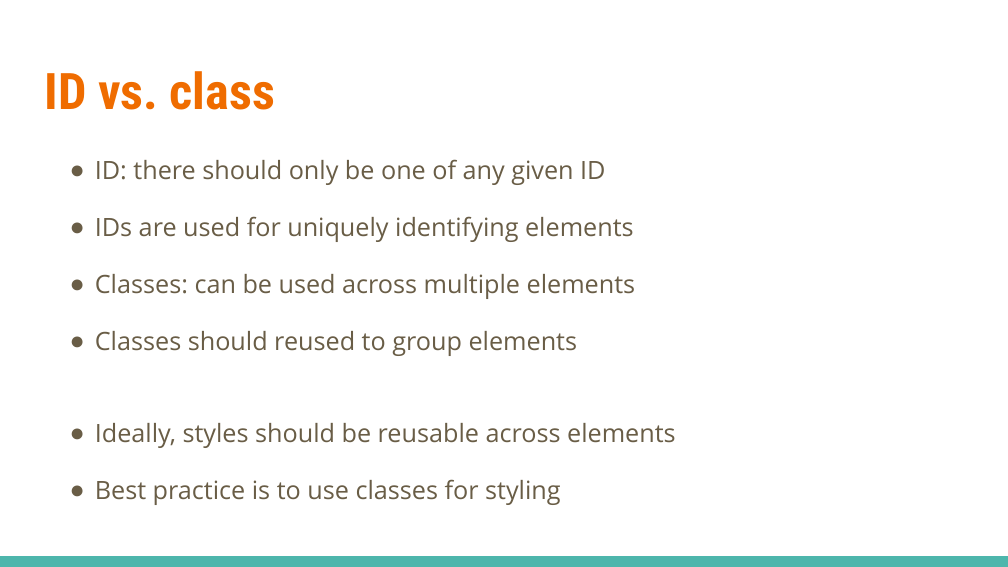
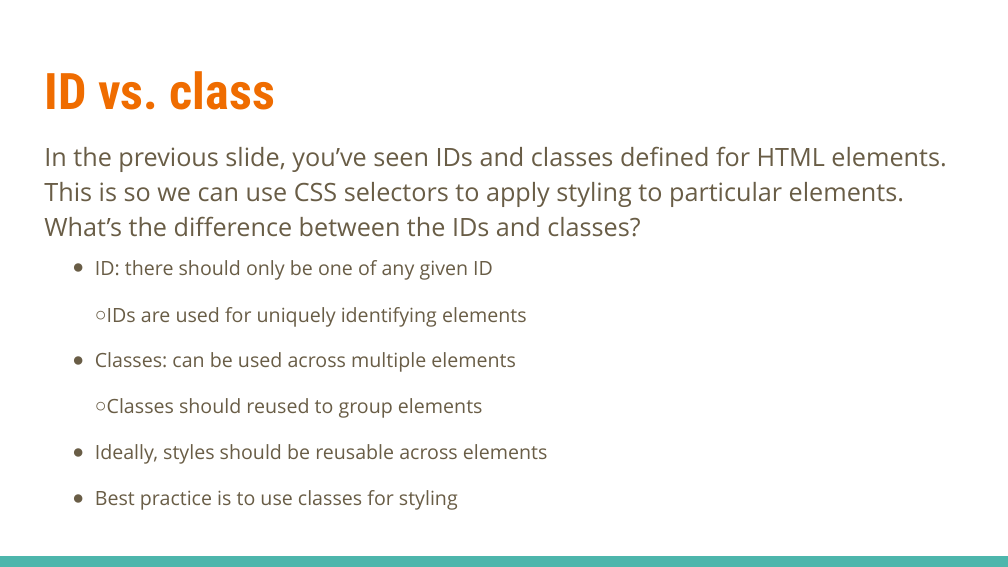
Before and after one commit to linkedin/high-school-trainee, a slide deck: slide 18 of Week_1/Lectures/1.3_HTML_and_CSS.pptx (slide 16 before the commit). Drawn at 1008x567 pixels with LibreOffice and Linux fonts; fonts in the diff are those of the drawing. Boxes give left, top, right and bottom in pixels: in the first picture for what was removed or moved away, otherwise in the second. Text is boxed around its words. In the diff, an @@ line names an element or a change of style, - is before the commit and + after.

```diff
--- a/Week_1/Lectures/1.3_HTML_and_CSS.pptx
+++ b/Week_1/Lectures/1.3_HTML_and_CSS.pptx
@@ text "In the previous slide, you’ve ...": place and size @@
-text "In the previous slide, you’ve ..." at bbox=[95, 159, 676, 505]
+text "In the previous slide, you’ve ..." at bbox=[44, 146, 946, 464]
@@ text at bbox=[44, 146, 946, 237]: paragraph added @@
+In the previous slide, you’ve seen IDs and classes defined for HTML elements. This is so we can use CSS selectors to apply styling to particular elements. What’s the difference between the IDs and classes?
@@ text at bbox=[95, 260, 548, 464]: size 18 to 14 pt in "ID: there should only be one of ...", "IDs are used for uniquely identifying elements", "Classes: can be used across multiple elements", "Classes should reused to group elements" and 2 more places; indent changed; line spacing 1.15 to 1; less space between paragraphs; bullet ● to ○; list level 1 to 2 in "IDs are used for uniquely ..."; list level 1 to 2 in "Classes should reused to group ..." @@
```
Also in this commit, not shown: 12 other slides changed, 2 slides added, 3 other files.
